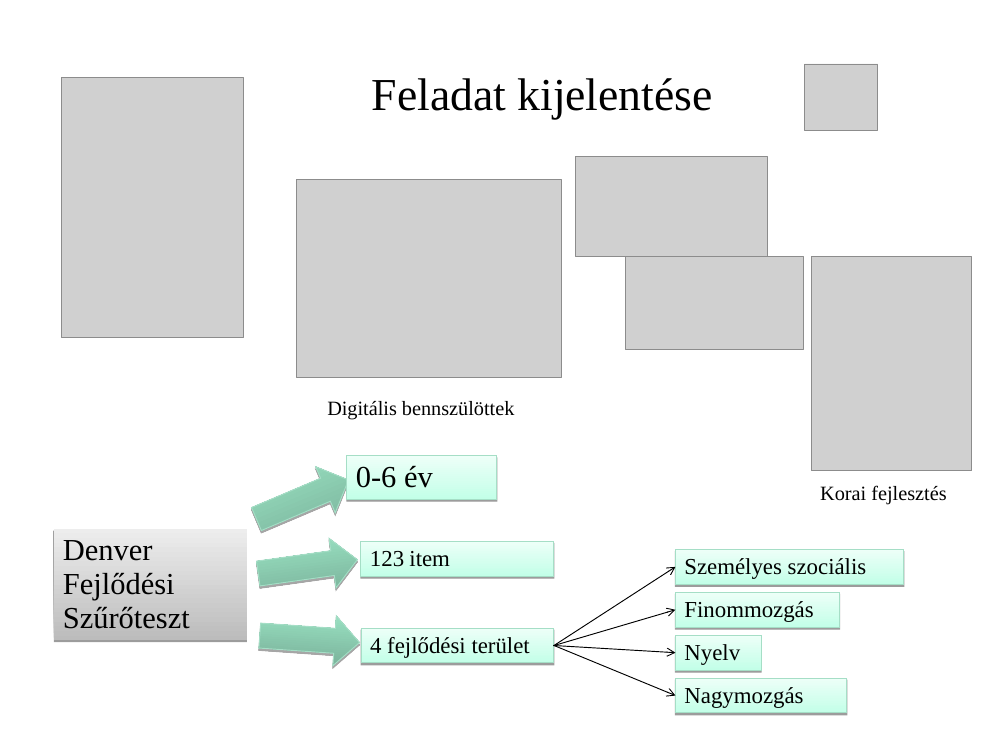
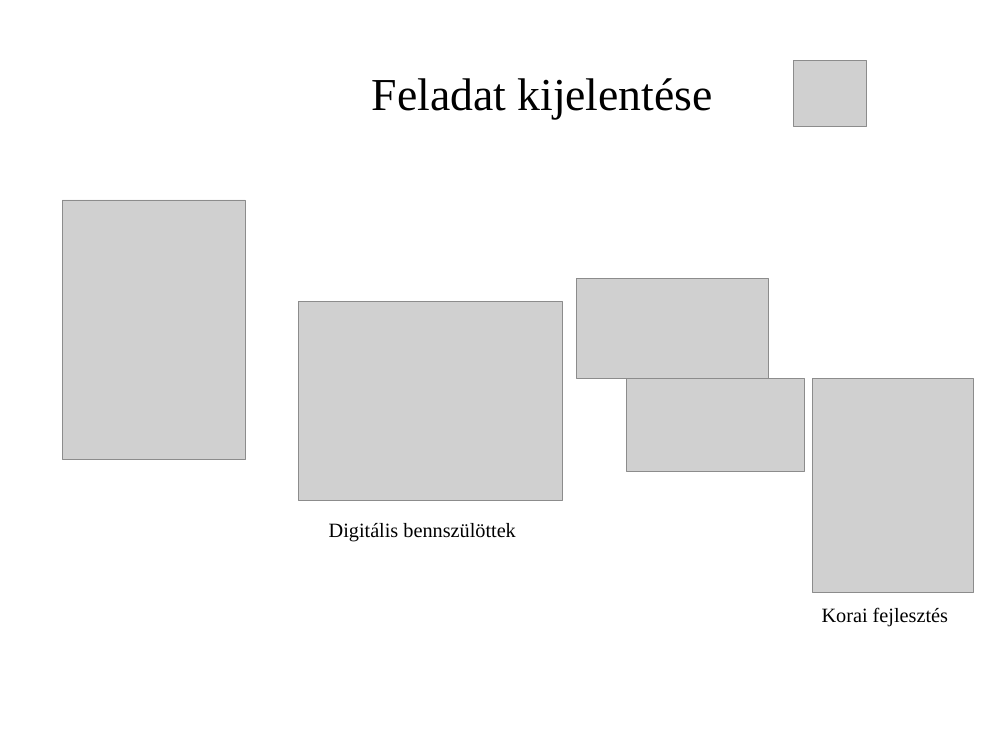
Before and after one commit to necrology27/babybook, a slide deck: slide 2 of prezentation/1. LeadingSoft_projekt.ppt. Drawn at 1008x756 pixels with LibreOffice and Linux fonts; fonts in the diff are those of the drawing; grey boxes stand for pictures; background and template pictures are left out. Boxes give left, top, right and bottom in pixels: in the first picture for what was removed or moved away, otherwise in the second. Text is boxed around its words. In the diff, an @@ line names an element or a change of style, - is before the commit and + after.

```diff
--- a/prezentation/1. LeadingSoft_projekt.ppt
+++ b/prezentation/1. LeadingSoft_projekt.ppt
@@ picture moved from (x1=805, y1=64, x2=878, y2=130) to (x1=794, y1=60, x2=867, y2=126) @@
@@ picture moved from (x1=575, y1=156, x2=767, y2=256) to (x1=577, y1=279, x2=769, y2=379) @@
@@ right arrow removed at (x1=247, y1=457, x2=358, y2=543) @@
@@ rectangle removed at (x1=347, y1=456, x2=497, y2=499) @@
-0-6 év
@@ rectangle removed at (x1=54, y1=529, x2=247, y2=640) @@
-Denver Fejlődési Szűrőteszt
@@ right arrow removed at (x1=255, y1=535, x2=361, y2=599) @@
@@ text "Digitális bennszülöttek" moved from (x1=327, y1=401, x2=514, y2=419) to (x1=329, y1=523, x2=515, y2=541) @@
@@ rectangle removed at (x1=361, y1=542, x2=554, y2=576) @@
-123 item
@@ arrow removed from (554, 646) to (676, 567) @@
@@ rectangle removed at (x1=676, y1=550, x2=905, y2=584) @@
-Személyes szociális
@@ rectangle removed at (x1=676, y1=593, x2=841, y2=627) @@
-Finommozgás
@@ right arrow removed at (x1=258, y1=611, x2=361, y2=668) @@
@@ rectangle removed at (x1=361, y1=628, x2=554, y2=663) @@
-4 fejlődési terület
@@ arrow removed from (554, 646) to (676, 610) @@
@@ 4 pictures, 1 text moved together from (x1=61, y1=78, x2=972, y2=505) to (x1=62, y1=200, x2=974, y2=627) @@
@@ arrow removed from (554, 646) to (676, 653) @@
@@ arrow removed from (554, 646) to (676, 696) @@
@@ rectangle removed at (x1=676, y1=636, x2=762, y2=670) @@
-Nyelv
@@ rectangle removed at (x1=676, y1=678, x2=848, y2=713) @@
-Nagymozgás
```
Also in this commit, not shown: 5 other slides changed, 1 slide added, 2 slides removed, 7 other files.
